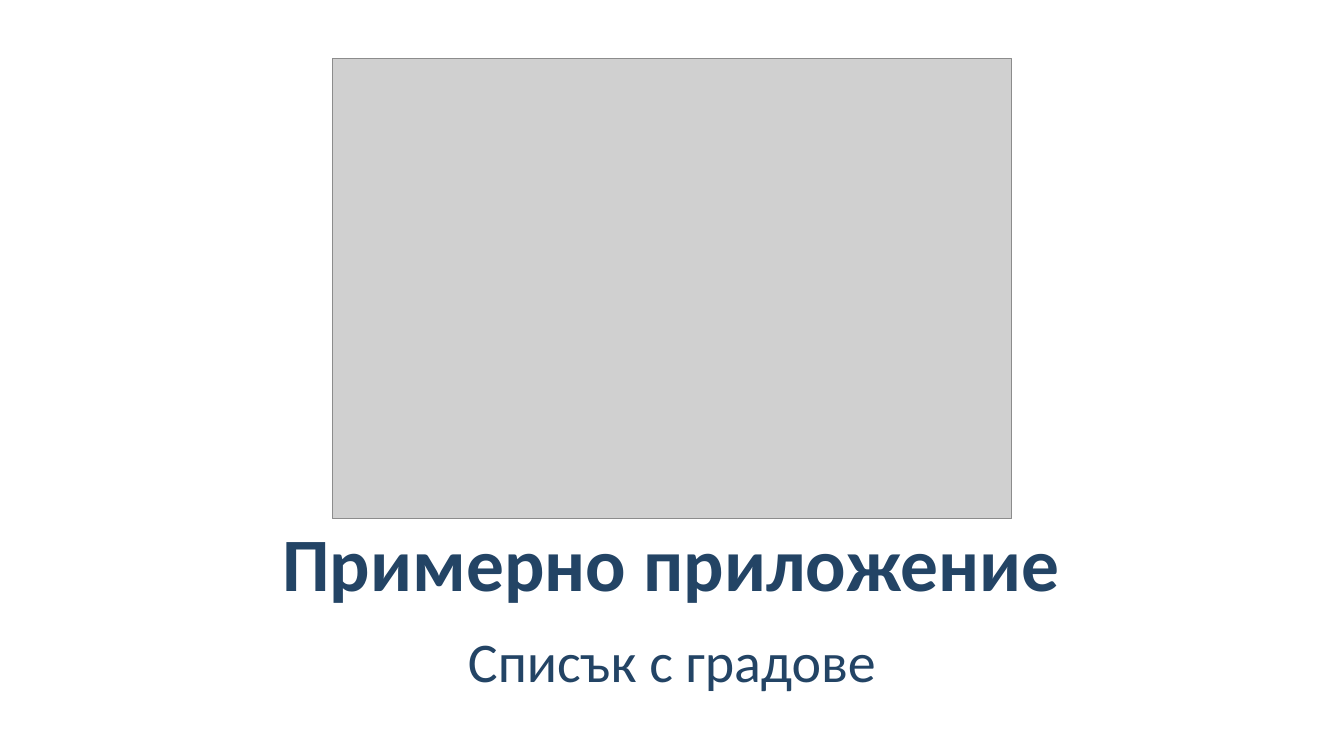
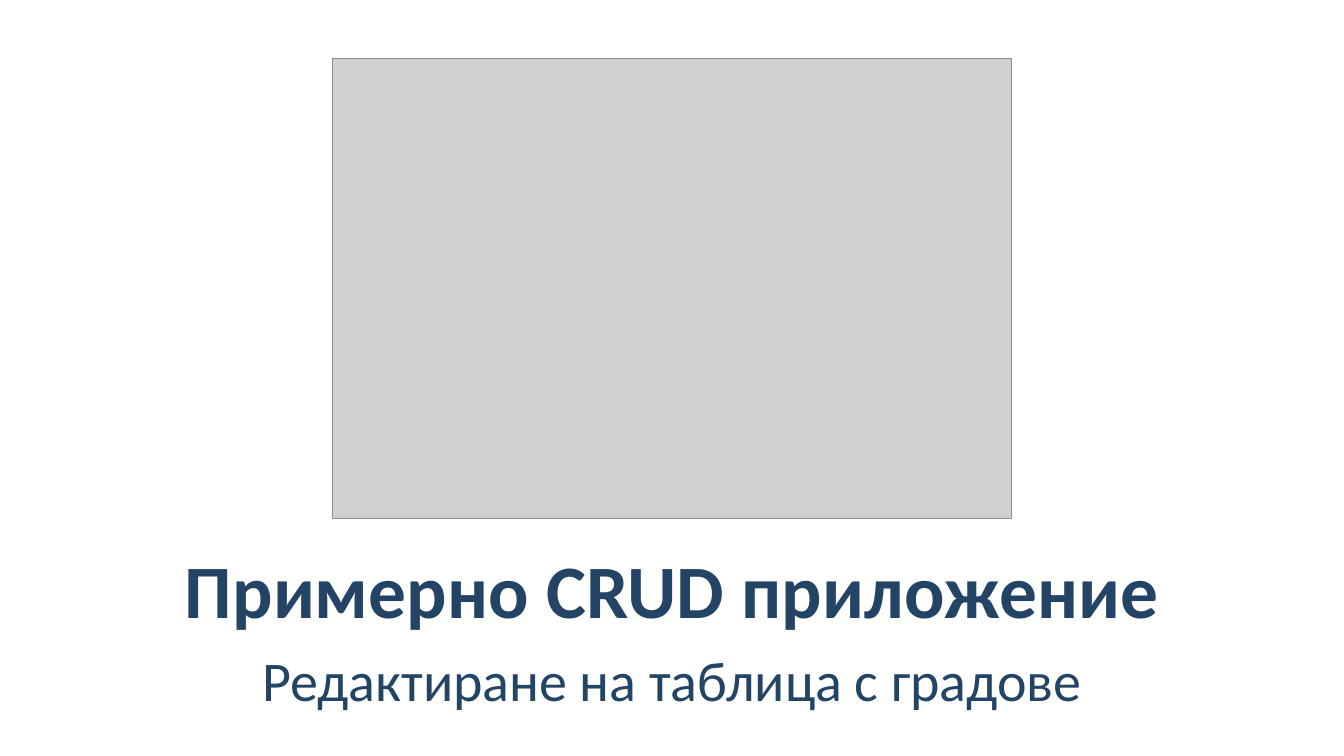
Before and after one commit to BG-IT-Edu/School-Programming, a slide deck: slide 15 of Courses/Software-Sciences/Module-4-Information-Systems-New/06-CRUD-with-EF-and-Windows-Forms/06-CRUD-with-EF-Core-and-Windows-Forms.pptx (slide 23 before the commit). Drawn at 1344x756 pixels with LibreOffice and Linux fonts; fonts in the diff are those of the drawing; grey boxes stand for pictures. Boxes give left, top, right and bottom in pixels: in the first picture for what was removed or moved away, otherwise in the second. Text is boxed around its words. In the diff, an @@ line names an element or a change of style, - is before the commit and + after.

```diff
--- a/Courses/Software-Sciences/Module-4-Information-Systems-New/06-CRUD-with-EF-and-Windows-Forms/06-CRUD-with-EF-Core-and-Windows-Forms.pptx
+++ b/Courses/Software-Sciences/Module-4-Information-Systems-New/06-CRUD-with-EF-and-Windows-Forms/06-CRUD-with-EF-Core-and-Windows-Forms.pptx
@@ title at [185, 568, 1159, 630]: text changed @@
-Примерно приложение
+Примерно CRUD приложение
@@ subtitle at [262, 663, 1081, 711]: text changed @@
-Списък с градове
+Редактиране на таблица с градове
```
Also in this commit, not shown: 26 other slides changed, 1 slide added, 9 slides removed.
